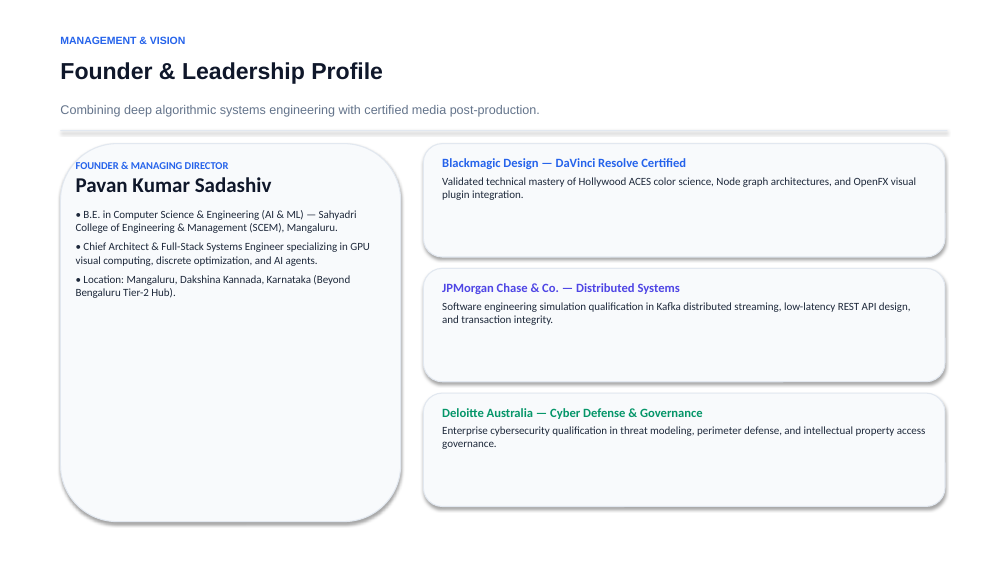
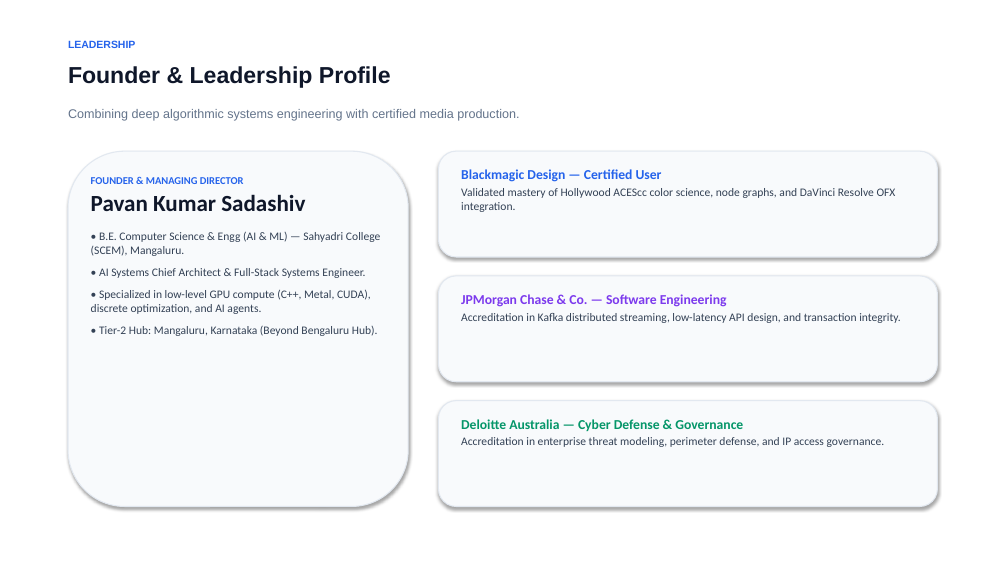
Before and after one commit to hrlpavan/hrl-international-website-, a slide deck: slide 8 of HRL_International_Pitch_Deck.pptx (slide 10 before the commit). Drawn at 1008x567 pixels with LibreOffice and Linux fonts; fonts in the diff are those of the drawing. Boxes give left, top, right and bottom in pixels: in the first picture for what was removed or moved away, otherwise in the second. Text is boxed around its words. In the diff, an @@ line names an element or a change of style, - is before the commit and + after.

Commit message:
Redesign pitch deck with clean, uncluttered white-background layout

```diff
--- a/HRL_International_Pitch_Deck.pptx
+++ b/HRL_International_Pitch_Deck.pptx
@@ text at (68,40,135,48): text changed @@
-MANAGEMENT & VISION
+LEADERSHIP
@@ text "Founder & Leadership Profile": place and size @@
-text "Founder & Leadership Profile" at (60,62,383,84)
+text "Founder & Leadership Profile" at (68,66,391,88)
@@ text at (68,109,519,121): text changed @@
-Combining deep algorithmic systems engineering with certified media post-production.
+Combining deep algorithmic systems engineering with certified media production.
@@ rectangle removed at (60,130,948,131) @@
@@ rounded rectangle: place and size @@
-rounded rectangle at (60,144,401,522)
+rounded rectangle at (68,151,408,507)
@@ text at (91,177,305,211): size 20 to 22 pt in "Pavan Kumar Sadashiv"; more space between paragraphs @@
@@ text "FOUNDER & MANAGING DIRECTOR": place and size @@
-text "FOUNDER & MANAGING DIRECTOR" at (76,162,370,298)
+text "FOUNDER & MANAGING DIRECTOR" at (91,177,380,336)
@@ rounded rectangle: place and size @@
-rounded rectangle at (423,144,945,257)
+rounded rectangle at (439,151,938,257)
@@ text at (461,169,896,212): text changed; size 10.5 to 11 pt; text colour #1E293B to #334155 @@
-Blackmagic Design — DaVinci Resolve Certified
-Validated technical mastery of Hollywood ACES color science, Node graph architectures, and OpenFX visual plugin integration.
+Blackmagic Design — Certified User
+Validated mastery of Hollywood ACEScc color science, node graphs, and DaVinci Resolve OFX integration.
@@ text at (91,232,380,336): text changed; size 10.5 to 11 pt; text colour #1E293B to #334155 @@
-• B.E. in Computer Science & Engineering (AI & ML) — Sahyadri College of Engineering & Management (SCEM), Mangaluru.
-• Chief Architect & Full-Stack Systems Engineer specializing in GPU visual computing, discrete optimization, and AI agents.
-• Location: Mangaluru, Dakshina Kannada, Karnataka (Beyond Bengaluru Tier-2 Hub).
+• B.E. Computer Science & Engg (AI & ML) — Sahyadri College (SCEM), Mangaluru.
+• AI Systems Chief Architect & Full-Stack Systems Engineer.
+• Specialized in low-level GPU compute (C++, Metal, CUDA), discrete optimization, and AI agents.
+• Tier-2 Hub: Mangaluru, Karnataka (Beyond Bengaluru Hub).
@@ rounded rectangle: place and size @@
-rounded rectangle at (423,268,945,382)
+rounded rectangle at (439,276,938,382)
@@ text at (461,294,901,323): text changed; size 10.5 to 11 pt; text colour #1E293B to #334155 @@
-JPMorgan Chase & Co. — Distributed Systems
-Software engineering simulation qualification in Kafka distributed streaming, low-latency REST API design, and transaction integrity.
+JPMorgan Chase & Co. — Software Engineering
+Accreditation in Kafka distributed streaming, low-latency API design, and transaction integrity.
@@ rounded rectangle: place and size @@
-rounded rectangle at (423,393,945,507)
+rounded rectangle at (439,401,938,507)
@@ text at (461,419,743,431): size 12 to 13 pt in "Deloitte Australia — Cyber Defense & Governance"; less space between paragraphs @@
@@ text "Deloitte Australia — Cyber Defense ...": place and size @@
-text "Deloitte Australia — Cyber Defense ..." at (442,408,926,449)
+text "Deloitte Australia — Cyber Defense ..." at (461,419,885,447)
@@ text at (461,437,885,447): text changed; size 10.5 to 11 pt; text colour #1E293B to #334155 @@
-Enterprise cybersecurity qualification in threat modeling, perimeter defense, and intellectual property access governance.
+Accreditation in enterprise threat modeling, perimeter defense, and IP access governance.
```
Also in this commit, not shown: 5 other slides changed, 4 slides added, 6 slides removed.
